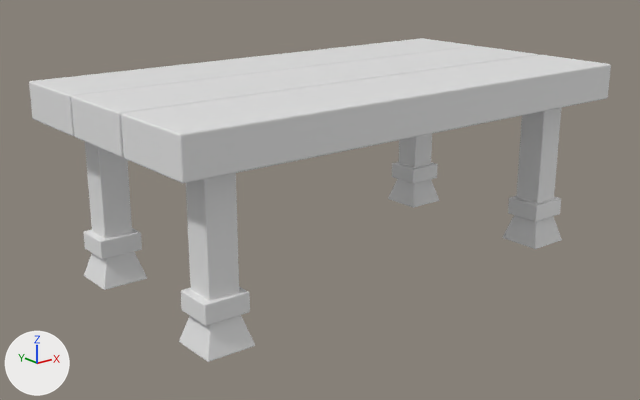
One commit to the glTF model glb_files/Table.glb: the scene before it, then after it.
One viewpoint serves both versions: a 50 mm lens placed at (0.83, -3.73, 1.87), pointed at (3.82, 0.01, 0.37). The axes (+X, +Y, +Z) are drawn at lower left. The lights are the same throughout. Where no turn or scale is listed for an object, it has been applied to the vertices.

In view in the first picture: 'Table', 'Table_legs'.
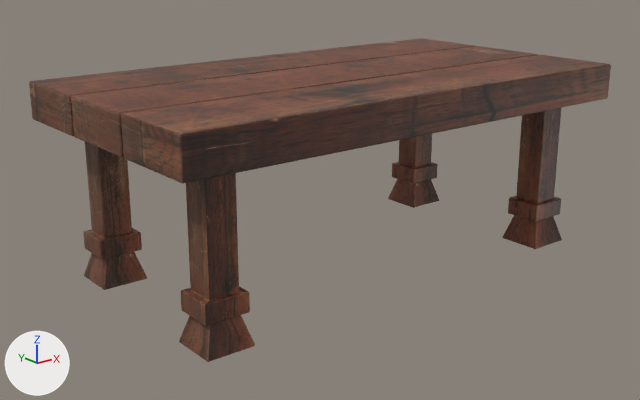
Scene script edits in JSON lines:
```json
{"op": "add", "block": "img_planks", "code": ["img_planks = load_image('planks', '_unpacked/planks', 3000, 2000, 'sRGB')"]}
{"op": "add", "block": "mat_table_planks", "code": ["mat_table_planks = principled_material('table_planks')", "mat_table_planks.texture = img_planks"]}
{"block": "me_cube", "where": "me_cube.from_pydata(...)  # 288 vertices, 564 faces; spans x -1.43..1.43, y -0.77..0.77, z -0.1..0.1"}
{"op": "add", "block": "me_cube", "code": "me_cube.materials.append(mat_table_planks)  # picture img_planks"}
{"block": "me_cube_003", "where": "me_cube_003.from_pydata(...)  # 1280 vertices, 2544 faces; spans x -1.27..1.27, y -0.65..0.65, z -0.98..0.08"}
{"op": "add", "block": "me_cube_003", "code": "me_cube_003.materials.append(mat_table_planks)  # picture img_planks"}
```

Where the change shows, as pixel boxes [x1, y1, x2, y2] in the pictures (640 x 400 px):
```json
{"object": "Table", "change": "recoloured", "before": [29, 38, 611, 183], "after": [29, 38, 611, 183], "on screen": "white to brown"}
{"object": "Table_legs", "change": "recoloured", "before": [83, 108, 562, 362], "after": [83, 108, 562, 362], "on screen": "grey to brown"}
```
